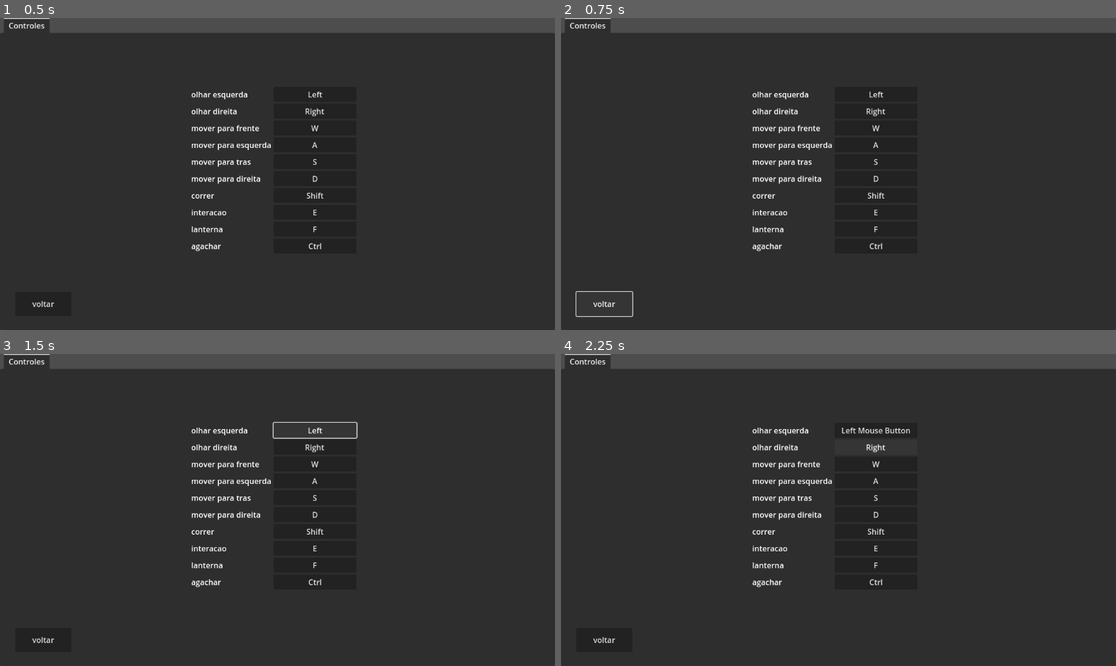
Above: before the commit, frames 1-4 (two rows, left to right).
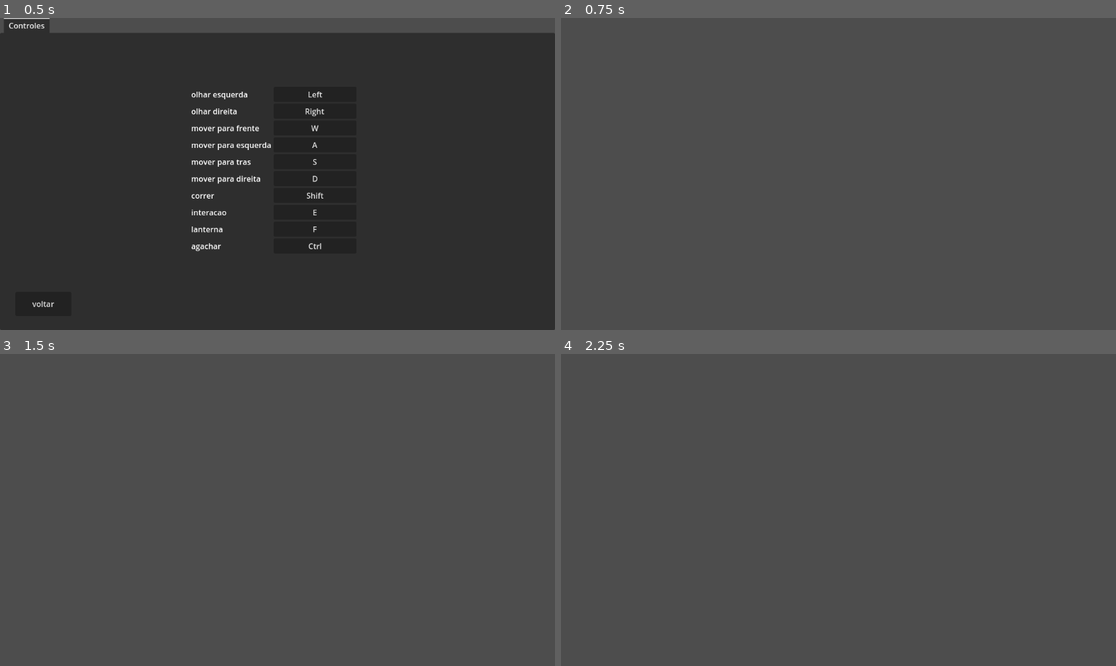
Above: after the commit, the same moments.

Repository: FellowshipOfTheGame/Hotel-Ponte-Negra
Game: Godot game, scene res://scenes/menus/menuOpcoes.tscn
Same seed, same stepped clock (60 frames per second), same inputs: the game is played once before the commit and once after it. This scene is started directly instead of the project's main scene.
Inputs (mouse positions are in pixels of both pictures, inside the frame that each line leads up to):
- Up to frame 1 (0.5 s): no input
- Up to frame 2 (0.75 s): click "voltar" at 0.5 s
- Up to frame 3 (1.5 s): click (316, 428) at 1.25 s, where only the run before the commit has a clickable "Left"
- Up to frame 4 (2.25 s): click (877, 447) at 2 s, where only the run before the commit has a clickable "Right"

Frame 1 is identical in both runs. In frame 2, 94% of the frame differs, in the area x 0-100%, y 0-100%; in frame 3, 94%; in frame 4, 94%.
Error before the commit: Attempt to call function 'instantiate' in base 'null instance' on a null instance. (res://scenes/menus/menuOpcoes.tscn::GDScript_4lyxp:7)

Commit message:
Corrigi o problema da transição entre os menus

Diff:
--- a/scenes/menus/menuOpcoes.tscn
+++ b/scenes/menus/menuOpcoes.tscn
@@ -3,11 +3,14 @@
 [sub_resource type="GDScript" id="GDScript_4lyxp"]
 script/source = "extends Control
 
-var prev:String
+var menu_anterior: Control
 
 func voltar() -> void:
 	$TabContainer/Controles.save()
-	get_parent().add_child(load(prev).instantiate())
+
+	if menu_anterior:
+		menu_anterior.show()
+
 	queue_free()
 "
 
--- a/scenes/menus/menuPausa.tscn
+++ b/scenes/menus/menuPausa.tscn
@@ -8,21 +8,21 @@
 		get_viewport().set_input_as_handled()
 		voltar()
 
-func voltar():
-	get_tree().paused=false
-	Input.mouse_mode=Input.MOUSE_MODE_CAPTURED
+func voltar() -> void:
+	get_tree().paused = false
+	Input.mouse_mode = Input.MOUSE_MODE_CAPTURED
 	queue_free()
 
 func menuPrincipal() -> void:
-	get_tree().paused=false
+	get_tree().paused = false
 	get_tree().change_scene_to_file(\"res://scenes/menus/menuPrincipal.tscn\")
 
 func opcoes() -> void:
-	var menu:=preload(\"res://scenes/menus/menuOpcoes.tscn\").instantiate()
-	menu.prev=\"res://scenes/menus/menuPausa.tscn\"
+	var menu := preload(\"res://scenes/menus/menuOpcoes.tscn\").instantiate()
+	menu.menu_anterior = self # Passa a referência do Pause
 	get_parent().add_child(menu)
-	queue_free()
 
+	self.hide()
 
 func sair() -> void:
 	get_tree().quit()
--- a/scenes/menus/menuPrincipal.tscn
+++ b/scenes/menus/menuPrincipal.tscn
@@ -4,17 +4,18 @@
 script/source = "extends Control
 
 func jogar() -> void:
+	# O Godot gerencia a deleção da cena atual automaticamente aqui
 	get_tree().change_scene_to_file(\"res://scenes/puzzle_porta_teste.tscn\")
-	queue_free()
 
 func sair() -> void:
 	get_tree().quit()
 
 func opcoes() -> void:
-	var menu:=preload(\"res://scenes/menus/menuOpcoes.tscn\").instantiate()
-	menu.prev=\"res://scenes/menus/menuPrincipal.tscn\"
+	var menu := preload(\"res://scenes/menus/menuOpcoes.tscn\").instantiate()
+	menu.menu_anterior = self
 	get_parent().add_child(menu)
-	queue_free()
+
+	self.hide()
 "
 
 [node name="MenuPrincipal" type="Control"]
